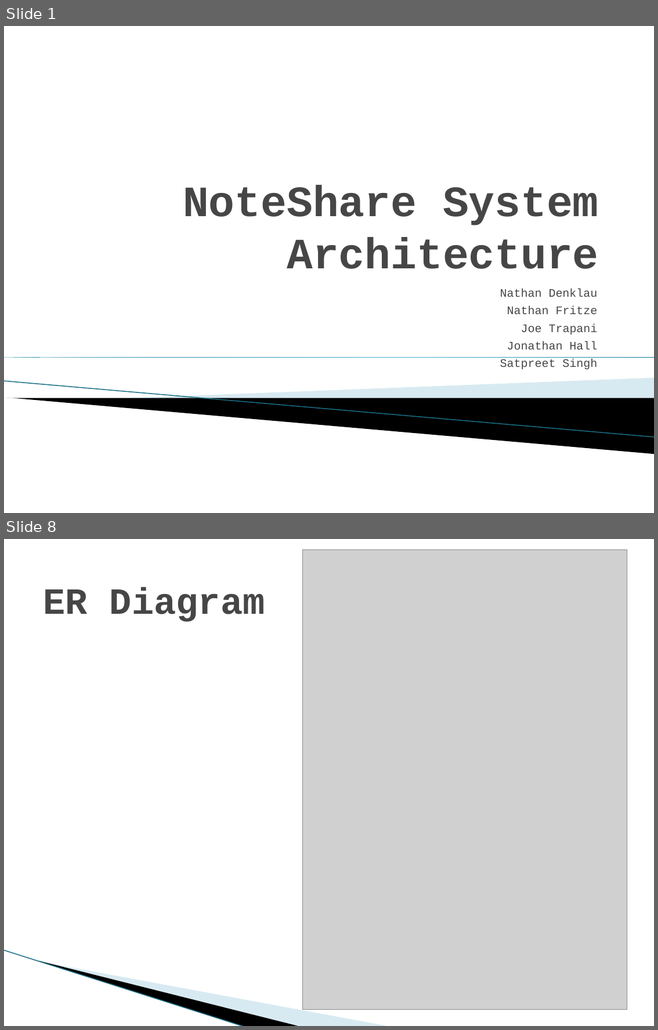
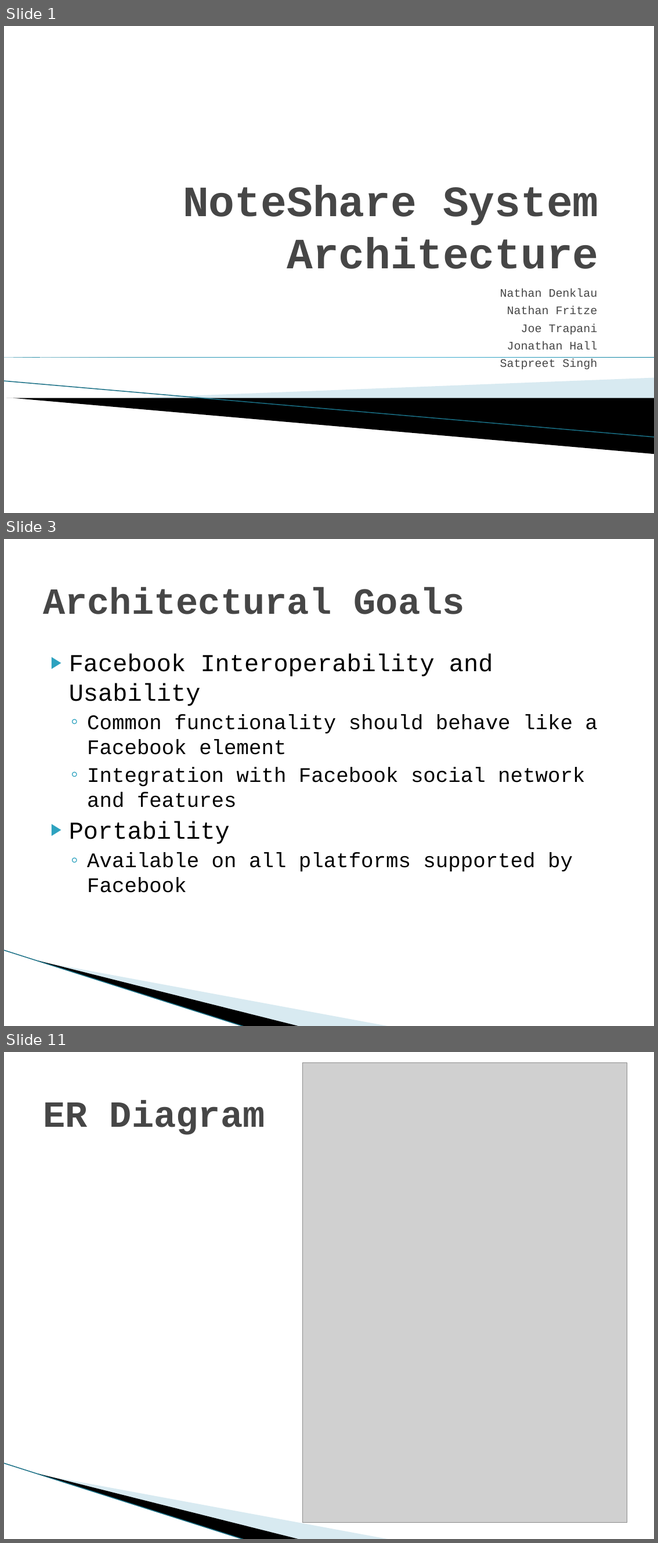
Before and after one commit to satpreetsingh/183project, a slide deck: Documentation/Architecture/NoteShare System Architecture.pptx. Shown one above the other, each under a label of ours: slides 1 and 8 before the commit, slides 1, 3 and 11 after it; the slides between them are not shown. The pictures are 658x1030 and 658x1543 pixels, drawn with LibreOffice and Linux fonts; fonts in the diff are those of the drawing; grey boxes stand for pictures; background and template pictures are left out. Boxes give left, top, right and bottom in pixels: in the first picture for what was removed or moved away, otherwise in the second. Text is boxed around its words. In the diff, an @@ line names an element or a change of style, - is before the commit and + after.

```diff
--- a/Documentation/Architecture/NoteShare System Architecture.pptx
+++ b/Documentation/Architecture/NoteShare System Architecture.pptx
@@ slide 3 added at bbox=[4, 539, 654, 1026], background #FFFFFF; not listed: 3 template elements that a slide beside it also shows @@
@@ title added at bbox=[43, 587, 465, 614], 41 pt, text #464646, bold @@
+Architectural Goals
@@ text added at bbox=[69, 654, 597, 893], 23 pt, text #000000 @@
+▶ Facebook Interoperability and Usability
+  ◦ Common functionality should behave like a Facebook element
+  ◦ Integration with Facebook social network and features
+▶ Portability
+  ◦ Available on all platforms supported by Facebook
@@ what was slide 8 is now slide 11 @@
```
Also in this commit, not shown: 5 slides changed, 3 other slides added, 1 slide removed.
